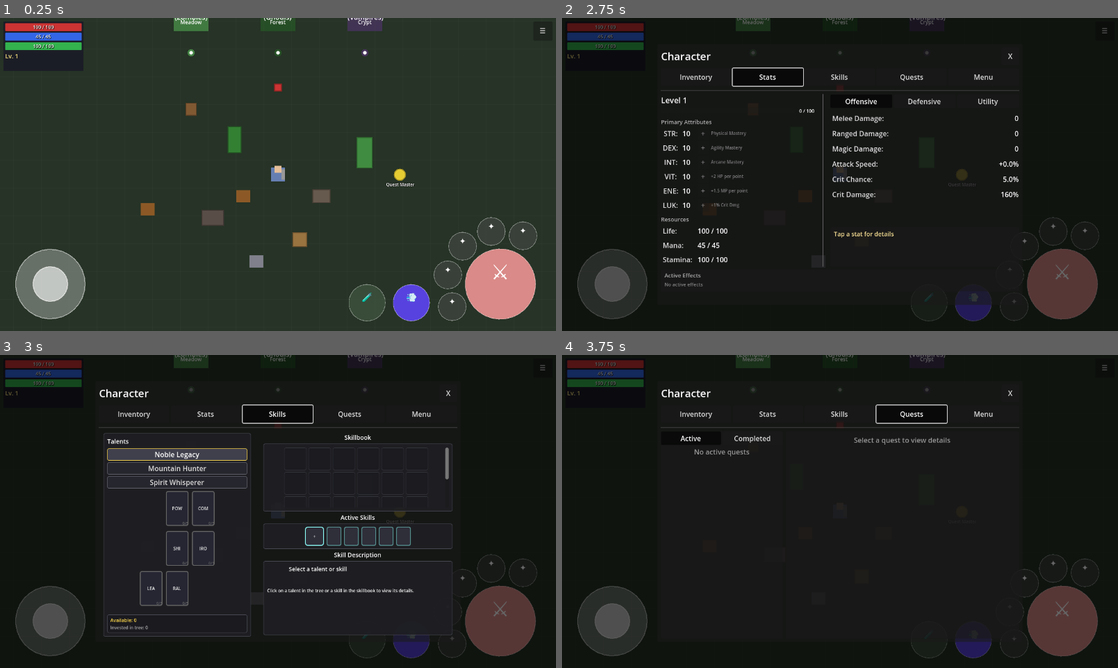
Above: before the commit, frames 1-4 (two rows, left to right).
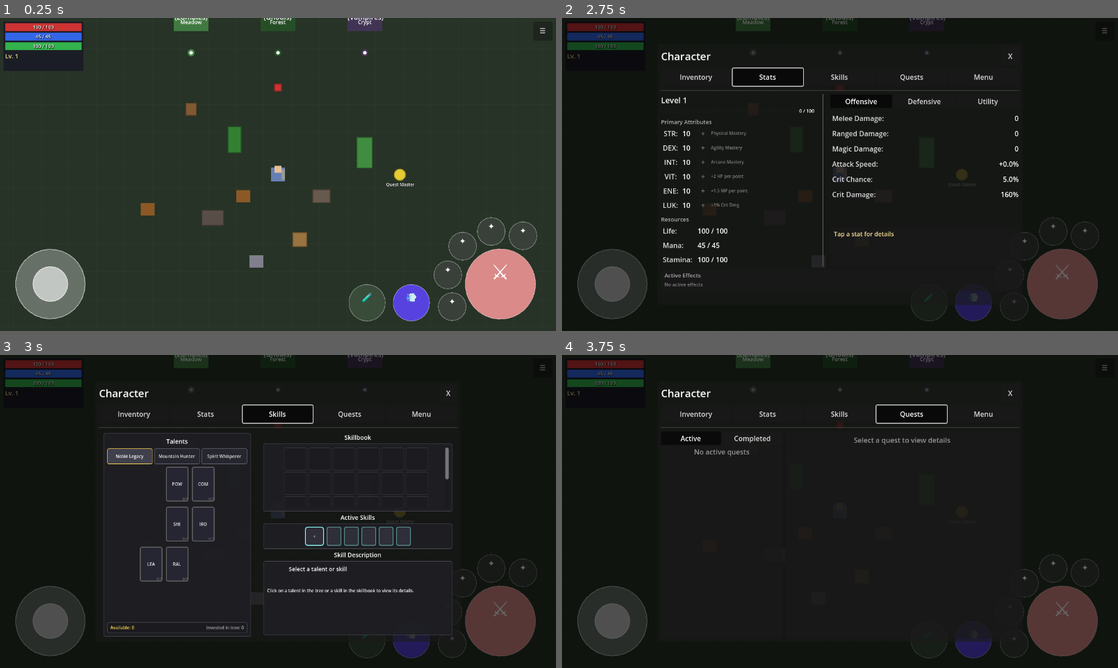
Above: after the commit, the same moments.

Repository: MatousHruska/MobileTestia
Game: Godot game, scene res://scenes/world/test_zone.tscn
Same seed, same stepped clock (60 frames per second), same inputs: the game is played once before the commit and once after it.
Inputs:
- Up to frame 1 (0.25 s): no input
- Up to frame 2 (2.75 s): click "☰" at 0.5 s; click "Inventory" at 1.25 s; click "Stats" at 2 s
- Up to frame 3 (3 s): click "Skills" at 2.75 s
- Up to frame 4 (3.75 s): click "Quests" at 3.5 s

Frames 1-2 are identical in both runs. In frame 3, 2.2% of the frame differs, in the area x 19-45%, y 26-88%; in frame 4, nothing differs.

Commit message:
Fix talent panel: centered header, horizontal tabs with text wrap, single-line points section

Diff:
--- a/scripts/ui/menu/skills_panel.gd
+++ b/scripts/ui/menu/skills_panel.gd
@@ -62,7 +62,7 @@
 var _right_panel: VBoxContainer
 
 ## Talent tree
-var _tree_tabs: VBoxContainer
+var _tree_tabs: HBoxContainer
 var _tree_scroll: ScrollContainer
 var _tree_content: VBoxContainer
 var _points_label: Label
@@ -179,15 +179,16 @@
 	vbox.add_theme_constant_override("separation", 6)
 	margin.add_child(vbox)
 
-	# Talents header (left-aligned)
+	# Talents header (centered)
 	var header := Label.new()
 	header.text = "Talents"
 	header.add_theme_font_size_override("font_size", 14)
-	header.horizontal_alignment = HORIZONTAL_ALIGNMENT_LEFT
+	header.horizontal_alignment = HORIZONTAL_ALIGNMENT_CENTER
+	header.size_flags_horizontal = Control.SIZE_EXPAND_FILL
 	vbox.add_child(header)
 
-	# Tree tabs container (vertical, each tab has outline)
-	_tree_tabs = VBoxContainer.new()
+	# Tree tabs container (horizontal row, names can wrap)
+	_tree_tabs = HBoxContainer.new()
 	_tree_tabs.add_theme_constant_override("separation", 4)
 	_tree_tabs.size_flags_horizontal = Control.SIZE_EXPAND_FILL
 	vbox.add_child(_tree_tabs)
@@ -227,19 +228,21 @@
 	margin.add_theme_constant_override("margin_bottom", 4)
 	panel.add_child(margin)
 
-	var vbox := VBoxContainer.new()
-	vbox.add_theme_constant_override("separation", 2)
-	margin.add_child(vbox)
+	# Horizontal layout: Available on left, Invested on right
+	var hbox := HBoxContainer.new()
+	margin.add_child(hbox)
 
 	_points_label = Label.new()
-	_points_label.add_theme_font_size_override("font_size", 11)
+	_points_label.add_theme_font_size_override("font_size", 10)
 	_points_label.add_theme_color_override("font_color", COLOR_AVAILABLE)
-	vbox.add_child(_points_label)
+	_points_label.size_flags_horizontal = Control.SIZE_EXPAND_FILL
+	hbox.add_child(_points_label)
 
 	_points_tree_label = Label.new()
 	_points_tree_label.add_theme_font_size_override("font_size", 10)
 	_points_tree_label.add_theme_color_override("font_color", Color(0.7, 0.7, 0.7))
-	vbox.add_child(_points_tree_label)
+	_points_tree_label.horizontal_alignment = HORIZONTAL_ALIGNMENT_RIGHT
+	hbox.add_child(_points_tree_label)
 
 
 func _build_right_panel(parent: Control) -> void:
@@ -516,7 +519,10 @@
 		tab.toggle_mode = true
 		tab.button_pressed = (tree_data.get("id", "") == current_tree_id)
 		tab.size_flags_horizontal = Control.SIZE_EXPAND_FILL
-		tab.custom_minimum_size.y = 28
+		tab.size_flags_vertical = Control.SIZE_EXPAND_FILL
+		tab.custom_minimum_size = Vector2(0, 36)  # Taller for two-line text
+		tab.clip_text = false
+		tab.add_theme_font_size_override("font_size", 10)
 		tab.pressed.connect(_on_tree_tab_pressed.bind(tree_data.get("id", "")))
 
 		# Style with outline
